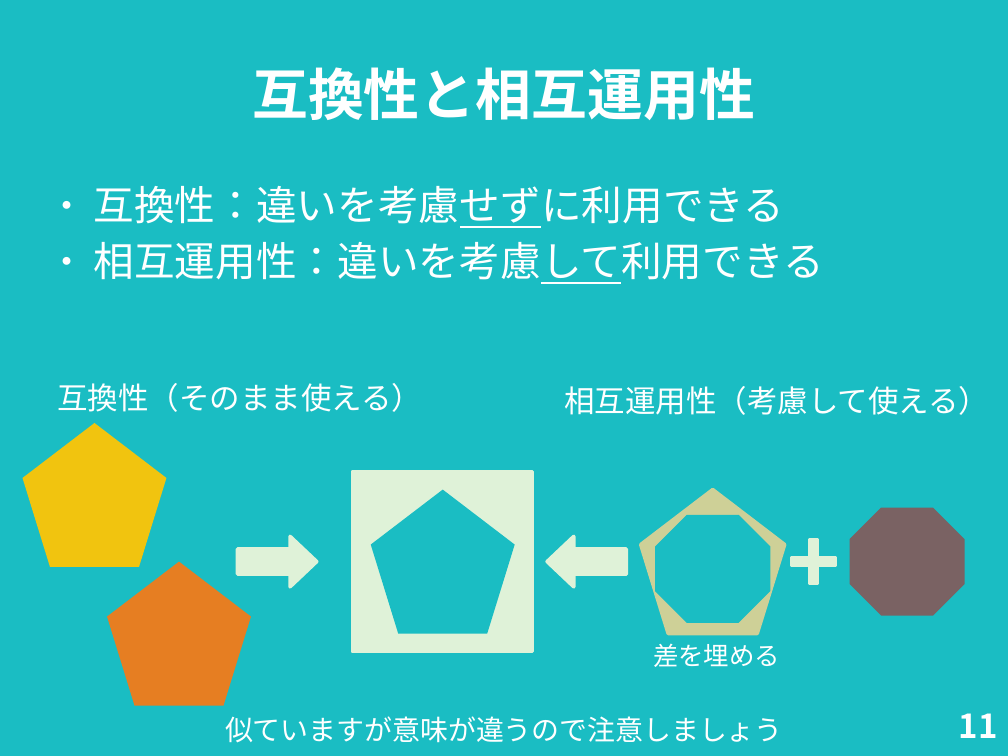
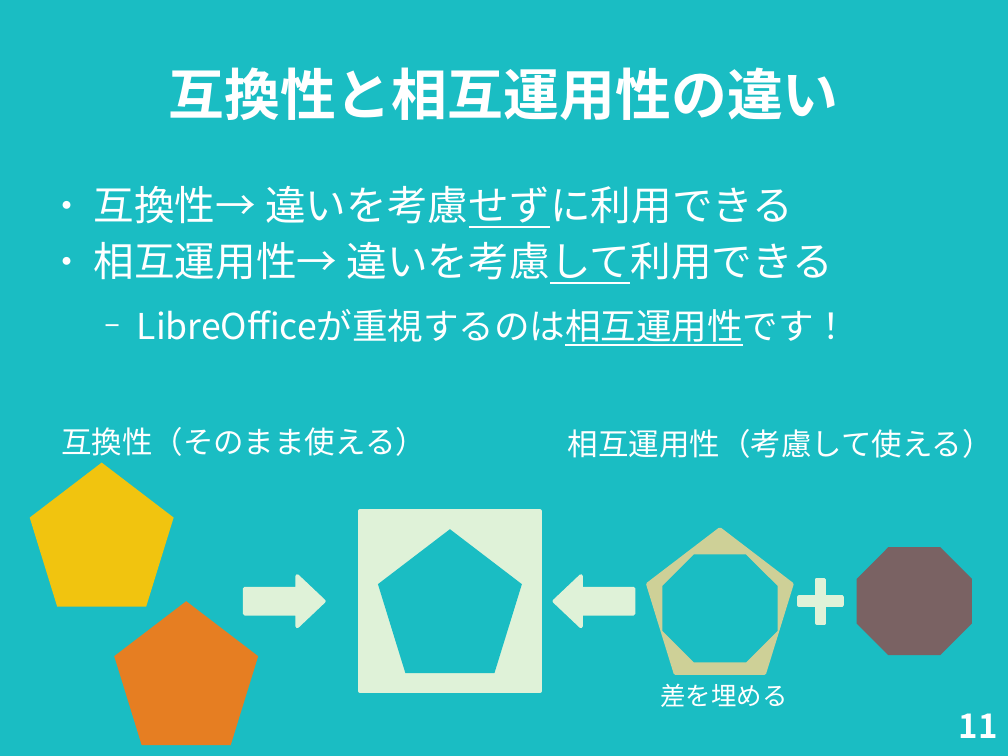
Before and after one commit to nogajun/libreofficekaigi2018-handson, a slide deck: slide 11 of docs/20180512-writer_handson_slide.odp. Drawn at 1008x756 pixels with LibreOffice and Linux fonts; fonts in the diff are those of the drawing. Boxes give left, top, right and bottom in pixels: in the first picture for what was removed or moved away, otherwise in the second. Text is boxed around its words. In the diff, an @@ line names an element or a change of style, - is before the commit and + after.

```diff
--- a/docs/20180512-writer_handson_slide.odp
+++ b/docs/20180512-writer_handson_slide.odp
@@ title at bbox=[168, 67, 838, 120]: text changed @@
-互換性と相互運用性
+互換性と相互運用性の違い
@@ text at bbox=[94, 186, 850, 346]: text changed @@
-● 互換性：違いを考慮せずに利用できる
-● 相互運用性：違いを考慮して利用できる
+● 互換性→ 違いを考慮せずに利用できる
+● 相互運用性→ 違いを考慮して利用できる
+  − LibreOfficeが重視するのは相互運用性です！
@@ text "互換性（そのまま使える）": place and size @@
-text "互換性（そのまま使える）" at bbox=[58, 383, 423, 412]
+text "互換性（そのまま使える）" at bbox=[61, 427, 426, 456]
@@ text "相互運用性（考慮して使える）": place and size @@
-text "相互運用性（考慮して使える）" at bbox=[564, 386, 989, 415]
+text "相互運用性（考慮して使える）" at bbox=[568, 429, 993, 458]
@@ 3 pentagons, 2 octagons, 2 left arrows, 1 text, 1 rectangle, 1 plus: place and size @@
-3 pentagons, 2 octagons, 2 left arrows, 1 text, 1 rectangle, 1 plus at bbox=[23, 424, 965, 705]
+3 pentagons, 2 octagons, 2 left arrows, 1 text, 1 rectangle, 1 plus at bbox=[30, 463, 972, 745]
@@ pentagon: place and size @@
-pentagon at bbox=[641, 489, 785, 633]
+pentagon at bbox=[649, 530, 792, 673]
@@ text removed at bbox=[225, 716, 783, 743] @@
-似ていますが意味が違うので注意しましょう
```
Also in this commit, not shown: 11 other slides changed, 2 other files.
